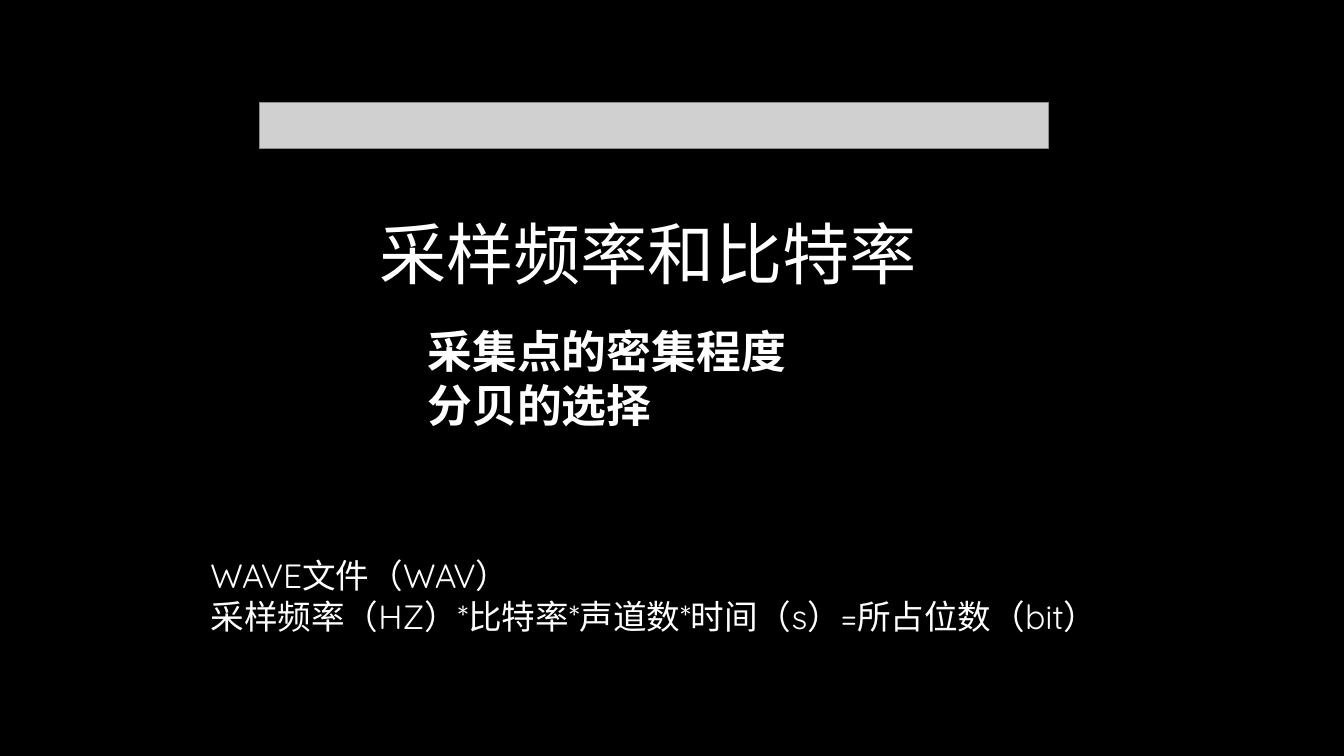
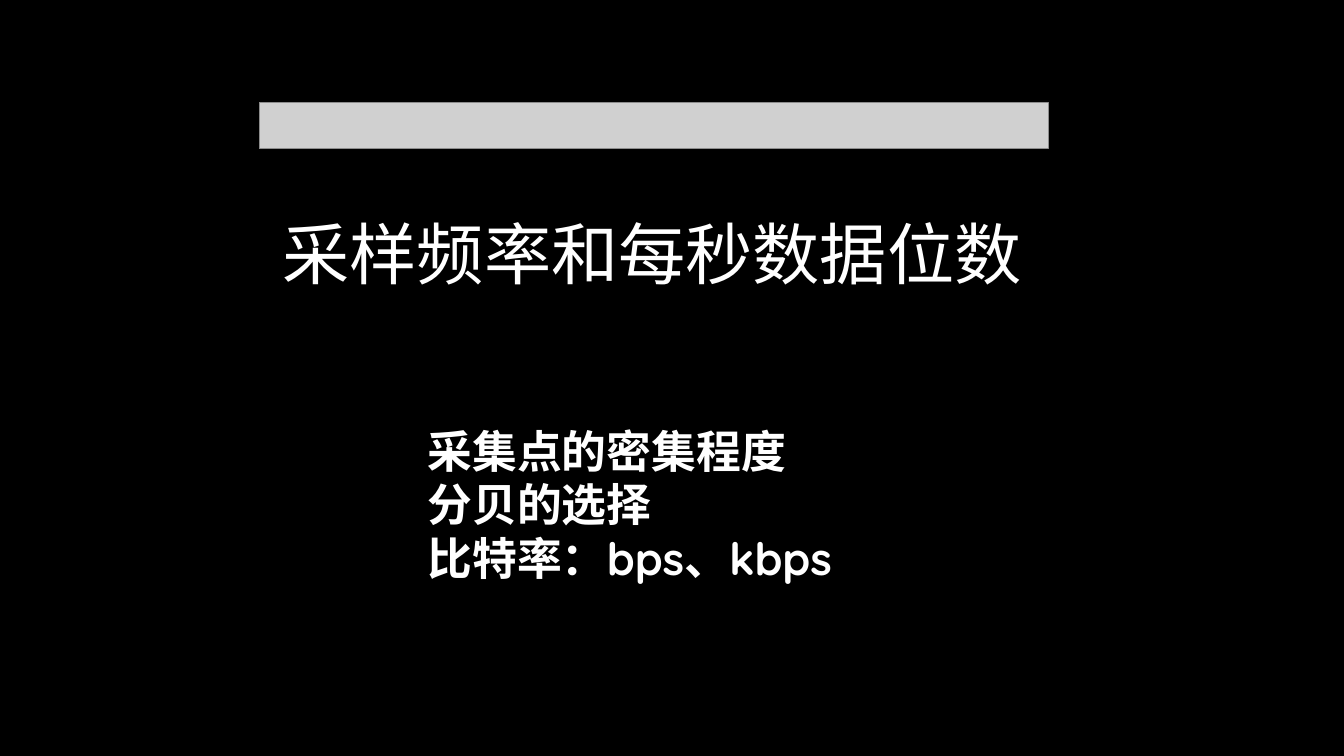
Before and after one commit to TomisTony/Techshare, a slide deck: slide 5 of 初探多媒体.pptx. Drawn at 1344x756 pixels with LibreOffice and Linux fonts; fonts in the diff are those of the drawing; grey boxes stand for pictures; background and template pictures are left out. Boxes give left, top, right and bottom in pixels: in the first picture for what was removed or moved away, otherwise in the second. Text is boxed around its words. In the diff, an @@ line names an element or a change of style, - is before the commit and + after.

```diff
--- a/初探多媒体.pptx
+++ b/初探多媒体.pptx
@@ text at [282,222,1021,285]: text changed @@
-采样频率和比特率
+采样频率和每秒数据位数
@@ text "采集点的密集程度": place and size @@
-text "采集点的密集程度" at [427,329,786,426]
+text "采集点的密集程度" at [427,429,831,584]
@@ text at [427,536,831,584]: paragraph added @@
+比特率：bps、kbps
@@ text removed at [210,559,1097,632] @@
-WAVE文件（WAV）
-采样频率（HZ）*比特率*声道数*时间（s）=所占位数（bit）
```
Also in this commit, not shown: 2 other slides changed, 3 slides added, 1 other file.
